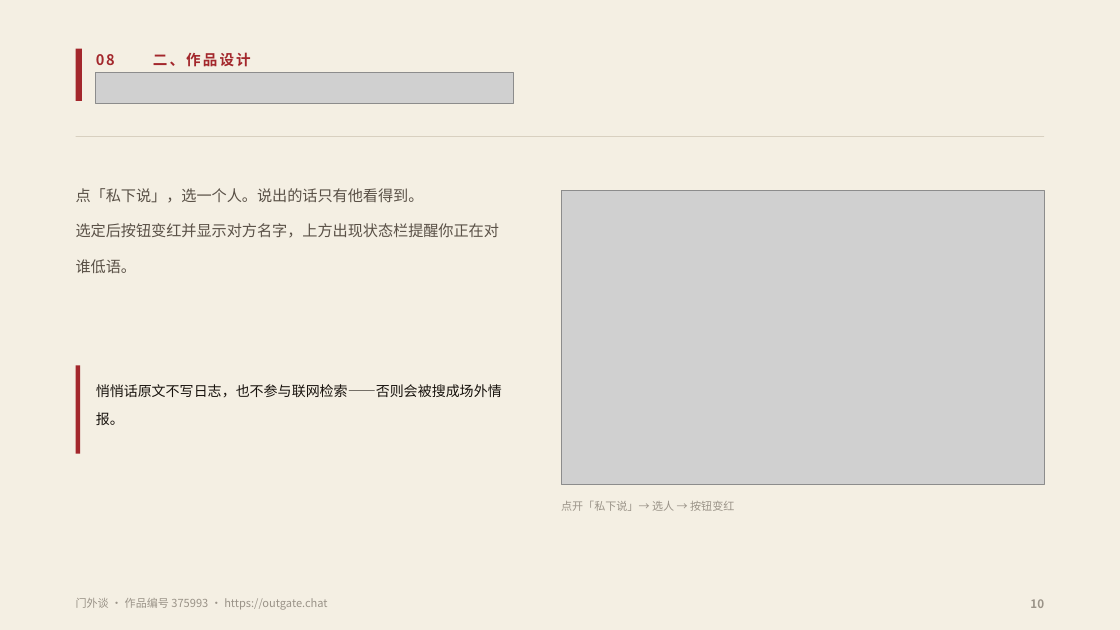
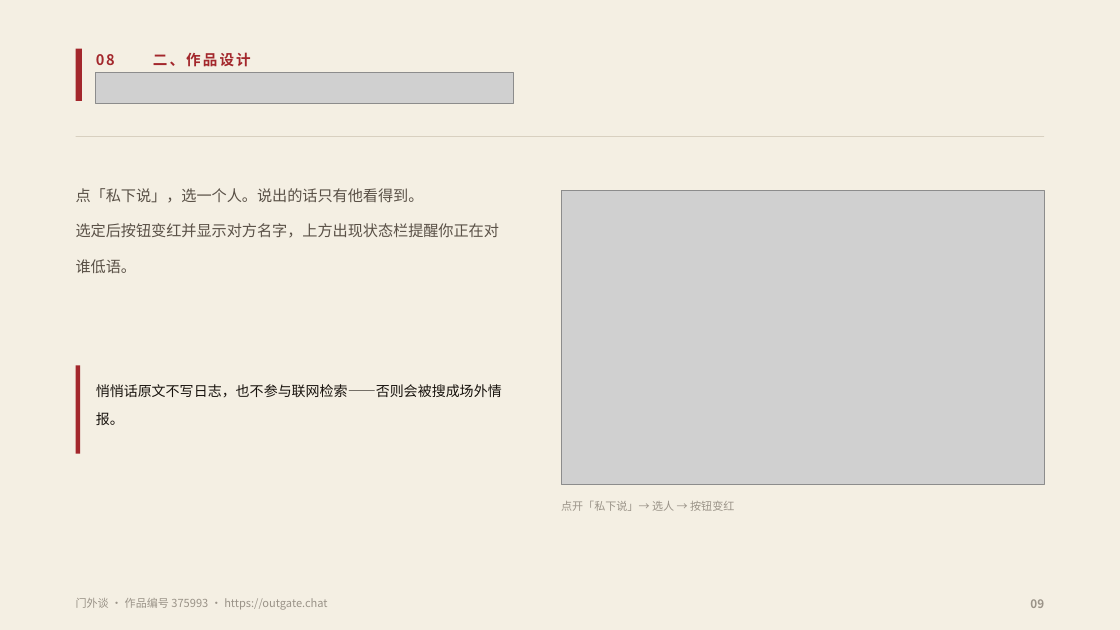
Before and after one commit to fsh114514/menwaitan, a slide deck: slide 9 of competition/答辩PPT.pptx (slide 10 before the commit). Drawn at 1120x630 pixels with LibreOffice and Linux fonts; fonts in the diff are those of the drawing; grey boxes stand for pictures. Boxes give left, top, right and bottom in pixels: in the first picture for what was removed or moved away, otherwise in the second. Text is boxed around its words. In the diff, an @@ line names an element or a change of style, - is before the commit and + after.

```diff
--- a/competition/答辩PPT.pptx
+++ b/competition/答辩PPT.pptx
@@ text at box(1030, 599, 1044, 608): text changed @@
-10
+09
```
Also in this commit, not shown: 12 other slides changed, 1 slide removed, 2 other files.
